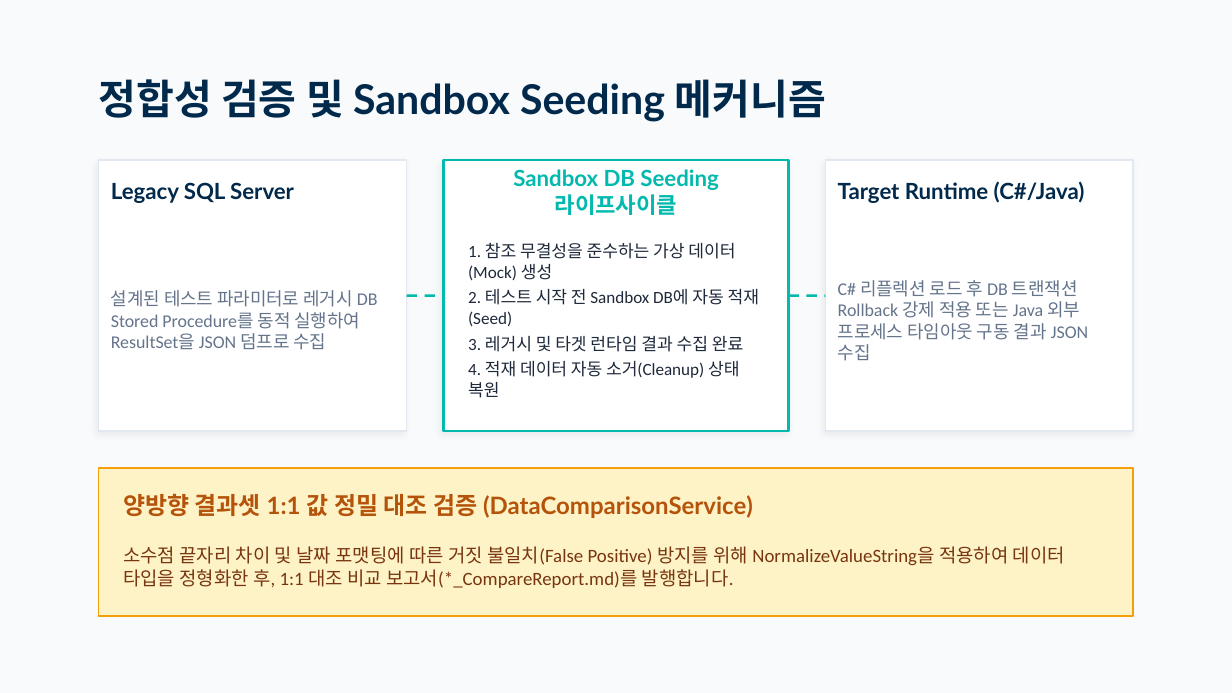
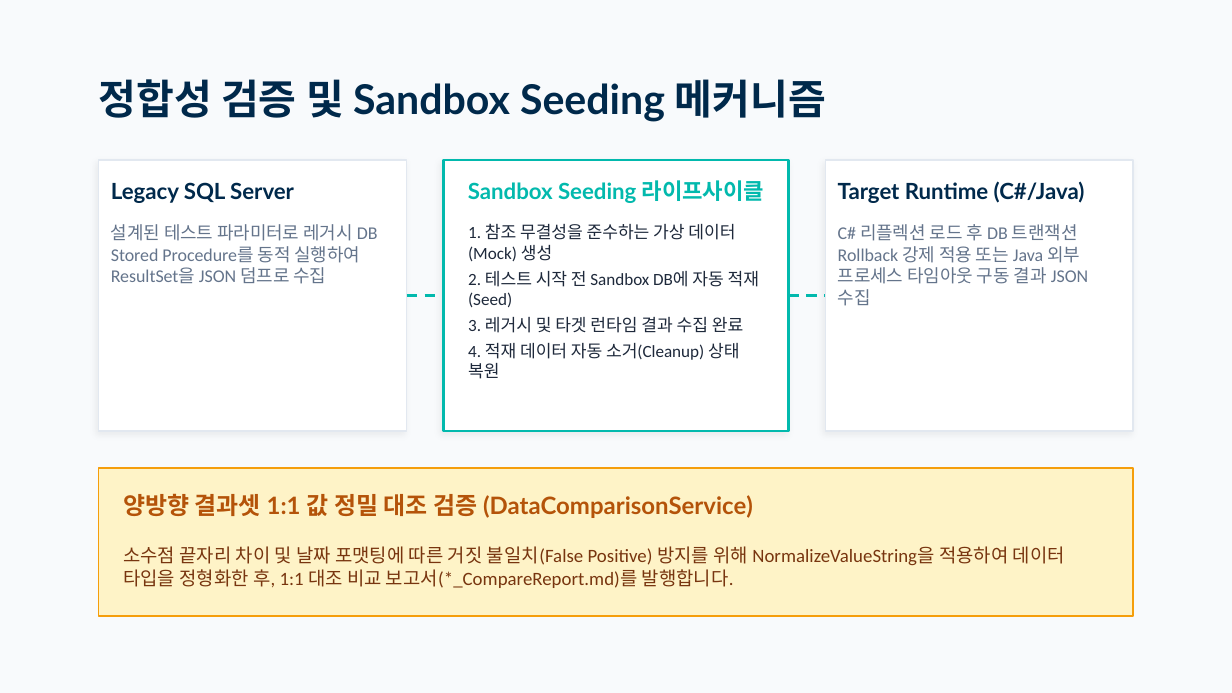
Before and after one commit to moondae815/sp-reverse-engineering, a slide deck: slide 8 of docs/ReSet_Presentation.pptx. Drawn at 1232x693 pixels with LibreOffice and Linux fonts; fonts in the diff are those of the drawing. Boxes give left, top, right and bottom in pixels: in the first picture for what was removed or moved away, otherwise in the second. Text is boxed around its words. In the diff, an @@ line names an element or a change of style, - is before the commit and + after.

```diff
--- a/docs/ReSet_Presentation.pptx
+++ b/docs/ReSet_Presentation.pptx
@@ text at box(468, 180, 765, 203): text changed @@
-Sandbox DB Seeding 라이프사이클
+Sandbox Seeding 라이프사이클
@@ text "설계된 테스트 파라미터로 레거시 DB ..." at box(111, 224, 378, 284): vertical alignment middle to top @@
@@ text "1. 참조 무결성을 준수하는 가상 ..." at box(468, 223, 759, 379): less space between paragraphs; vertical alignment middle to top @@
@@ text "C# 리플렉션 로드 후 DB ..." at box(838, 224, 1088, 306): vertical alignment middle to top @@
```
Also in this commit, not shown: 9 other slides changed.
